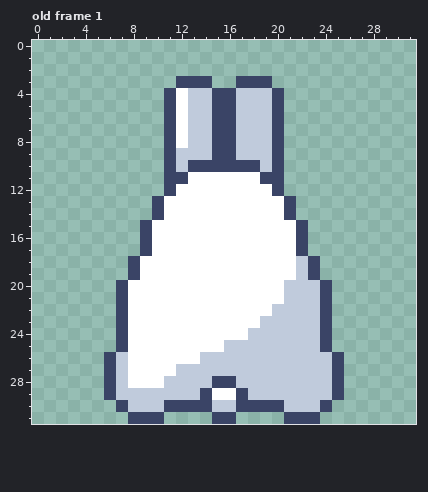
Pixel-art file: dev/art/animals/bunny/bunny-up.ase. Above: the version before the commit.
32x32 pixels, 1 frame. Shown: old frame 1. The commit also changed other frames, which this record leaves out.
After the commit:
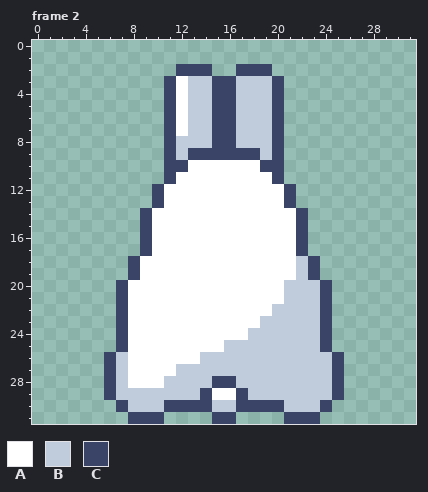
Palette (. is transparent): A #ffffff  B #c0cbdc  C #3a4466
A new or re-ordered frame is compared with the old frame closest to it.
The commit says: Animation for bunny, adjusted player render to render on his feet
What changed:
frames 1 -> 3
--- frame 2 is new; against old frame 1
@@ x 9..22 @@
  1 ..............
- 2 ..............
- 3 ...CCC..CCC...
+ 2 ...CCC..CCC...
+ 3 ..CABBCCBBBC..
  4 ..CABBCCBBBC..
@@ x 7..24 @@
  7 ....CABBCCBBBC....
- 8 ....CABBCCBBBC....
- 9 ....CBBBCCBBBC....
-10 ....CBCCCCCCBC....
-11 ....CCAAAAAACC....
-12 ....CAAAAAAAAC....
+ 8 ....CBBBCCBBBC....
+ 9 ....CBCCCCCCBC....
+10 ....CCAAAAAACC....
+11 ....CAAAAAAAAC....
+12 ...CAAAAAAAAAAC...
 13 ...CAAAAAAAAAAC...
-14 ...CAAAAAAAAAAC...
+14 ..CAAAAAAAAAAAAC..
 15 ..CAAAAAAAAAAAAC..
